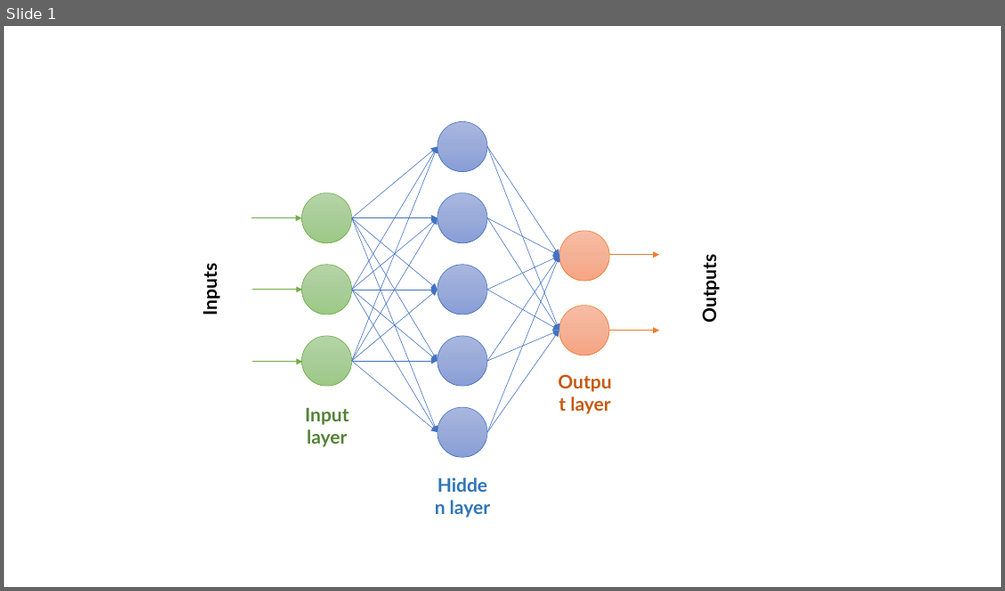
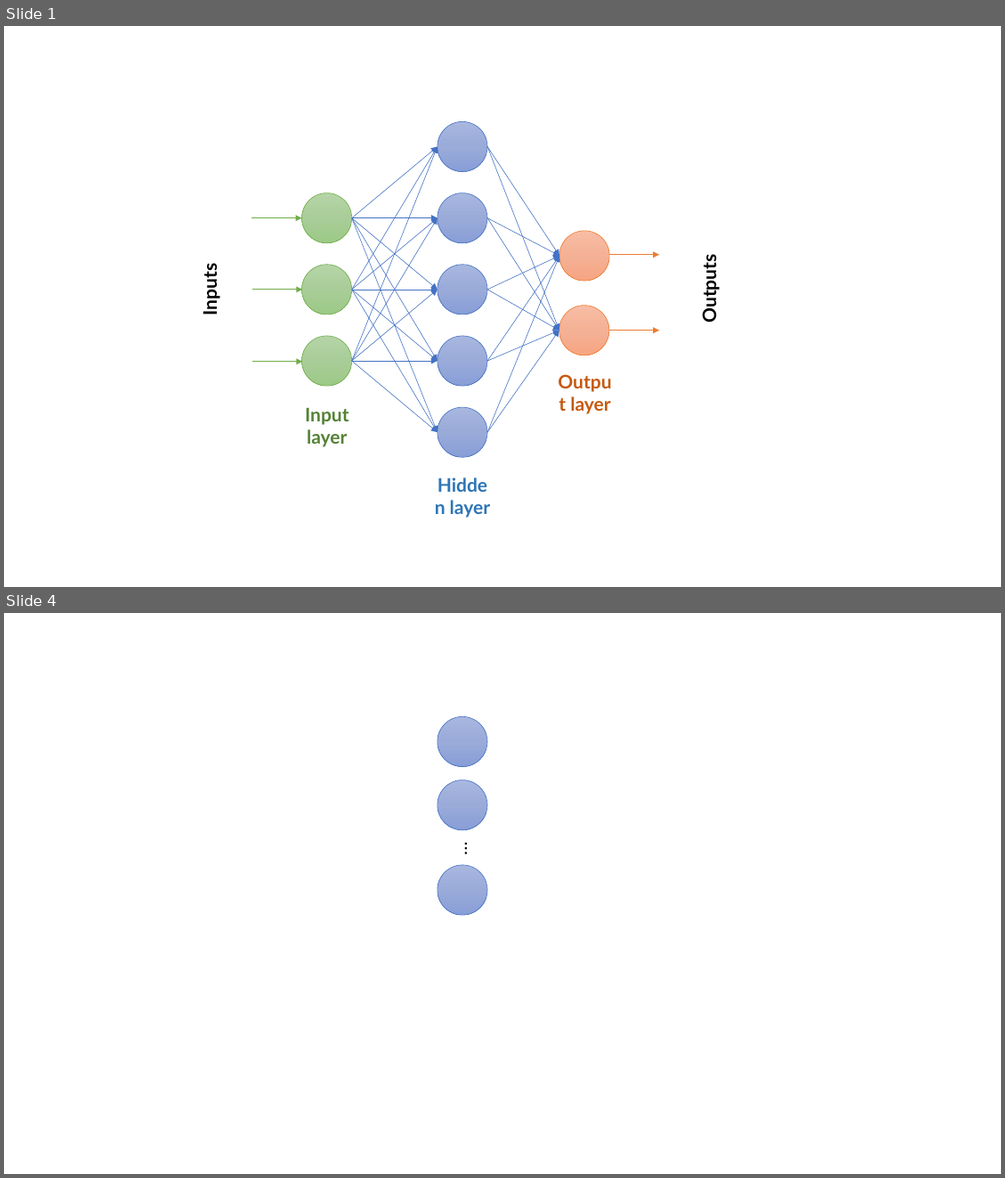
Before and after one commit to wasim-essbai/MasterThesis, a slide deck: images.pptx. Shown one above the other, each under a label of ours: slide 1 before the commit, slides 1 and 4 after it; the slides between them are not shown. The pictures are 1005x591 and 1005x1178 pixels, drawn with LibreOffice and Linux fonts; fonts in the diff are those of the drawing. Boxes give left, top, right and bottom in pixels: in the first picture for what was removed or moved away, otherwise in the second. Text is boxed around its words. In the diff, an @@ line names an element or a change of style, - is before the commit and + after.

Commit message:
draft presentation

```diff
--- a/images.pptx
+++ b/images.pptx
@@ slide 4 added at <box>4,613,1001,1174</box>, background #FFFFFF @@
@@ ellipse added at <box>437,717,488,767</box>, fill gradient #A8B7DF to #9AABD9 to #889ED7, outline #4472C4 0.5 pt @@
@@ ellipse added at <box>437,779,488,830</box>, fill gradient #A8B7DF to #9AABD9 to #889ED7, outline #4472C4 0.5 pt @@
@@ text added at <box>458,835,488,863</box>, 18 pt, text #000000 @@
+…
@@ ellipse added at <box>437,865,488,915</box>, fill gradient #A8B7DF to #9AABD9 to #889ED7, outline #4472C4 0.5 pt @@
```
Also in this commit, not shown: 3 other slides added, 7 other files.
